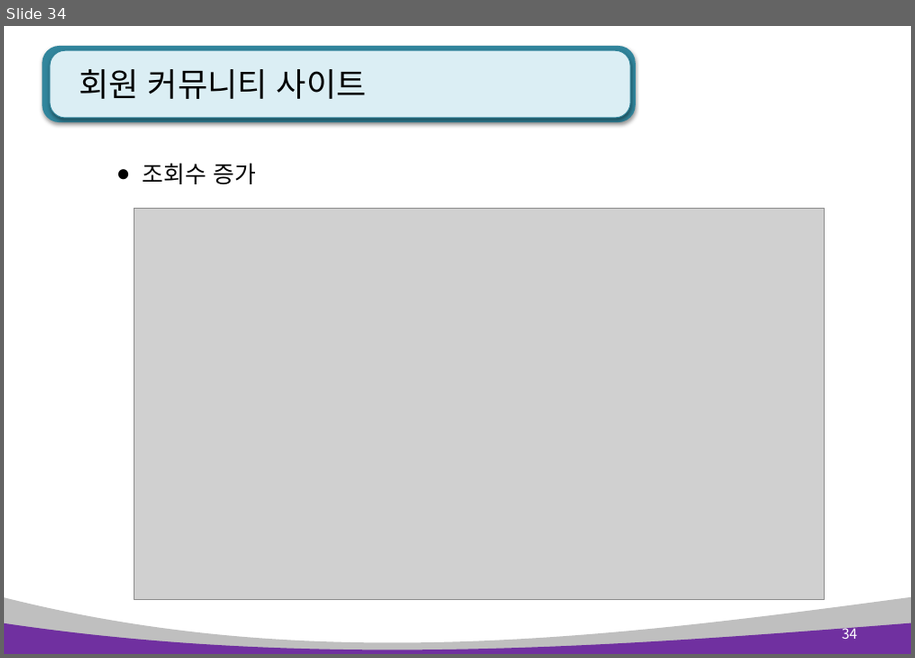
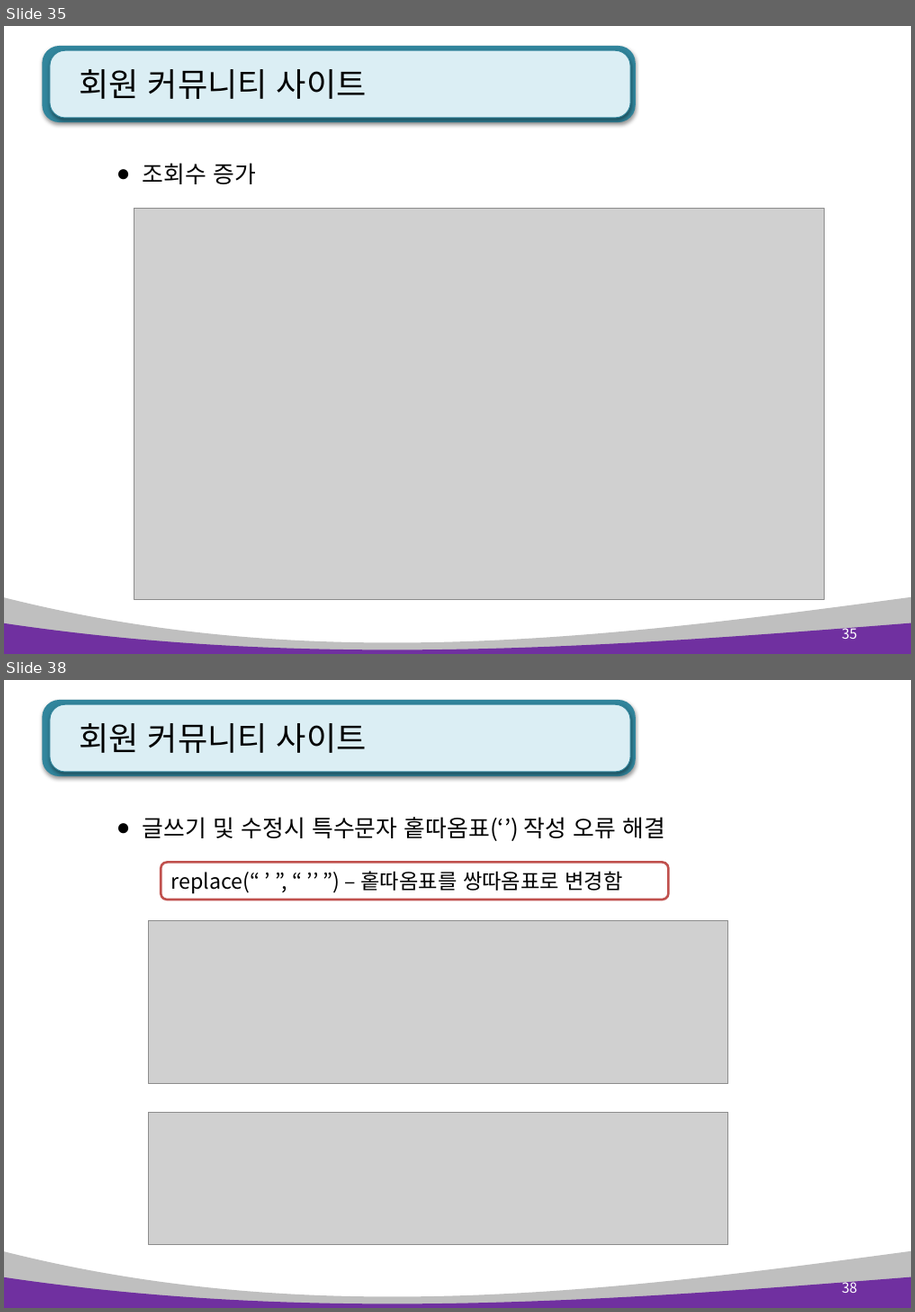
Before and after one commit to pshho/ngreen_project, a slide deck: pyWorks/자료/python_ppt/flask project - 회원 커뮤니티(게시판) .pptx. Shown one above the other, each under a label of ours: slide 34 before the commit, slides 35 and 38 after it; the slides between them are not shown. The pictures are 915x658 and 915x1312 pixels, drawn with LibreOffice and Linux fonts; fonts in the diff are those of the drawing; grey boxes stand for pictures. Boxes give left, top, right and bottom in pixels: in the first picture for what was removed or moved away, otherwise in the second. Text is boxed around its words. In the diff, an @@ line names an element or a change of style, - is before the commit and + after.

```diff
--- a/pyWorks/자료/python_ppt/flask project - 회원 커뮤니티(게시판) .pptx
+++ b/pyWorks/자료/python_ppt/flask project - 회원 커뮤니티(게시판) .pptx
@@ slide 38 added at (4,680,911,1308), background #FFFFFF; not listed: 4 template elements that a slide beside it also shows @@
@@ title added at (79,723,367,753), 28 pt, text #000000 @@
+회원 커뮤니티 사이트
@@ text added at (143,817,666,841), 20 pt, text #000000 @@
+● 글쓰기 및 수정시 특수문자 홑따옴표(‘’) 작성 오류 해결
@@ rounded rectangle added at (161,863,668,900), fill #FFFFFF, outline #C0504D 2 pt, 18 pt, text #000000 @@
+replace(“ ’ ”, “ ’’ ”) – 홑따옴표를 쌍따옴표로 변경함
@@ picture added at (148,920,728,1084) @@
@@ picture added at (148,1112,728,1244) @@
@@ page number added at (842,1279,857,1293), 12 pt, text #FFFFFF @@
+38
@@ what was slide 34 is now slide 35 @@
@@ page number at (842,625,857,639): text changed @@
-34
+35
```
Also in this commit, not shown: 4 slides changed, 6 other slides added, 36 other files.
